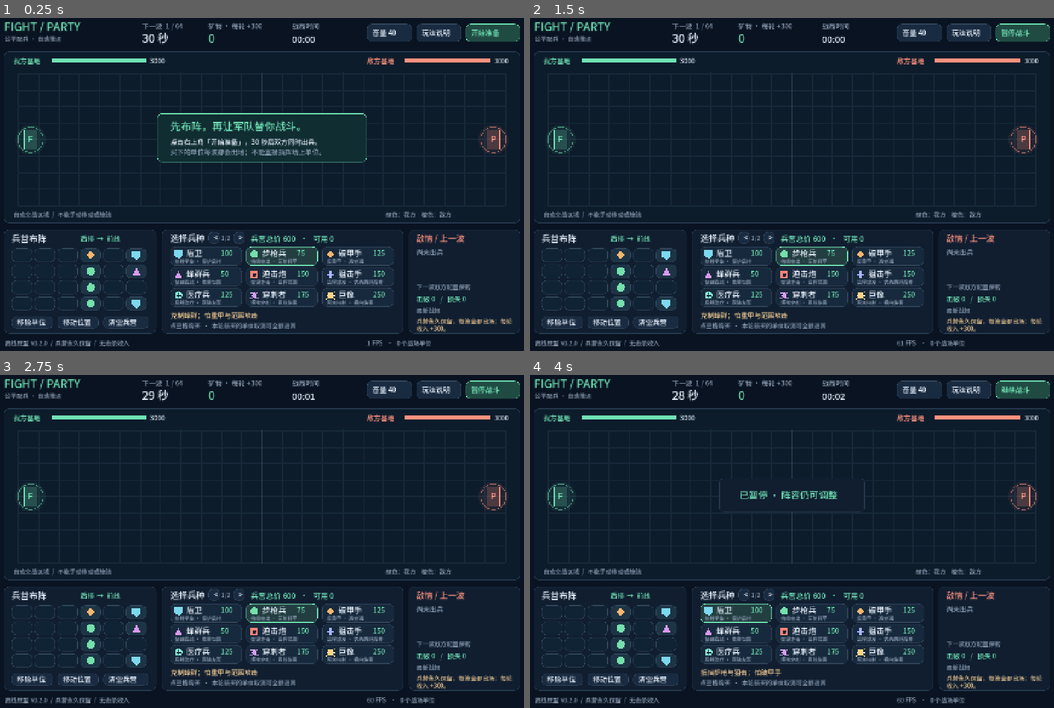
Above: before the commit, frames 1-4 (two rows, left to right).
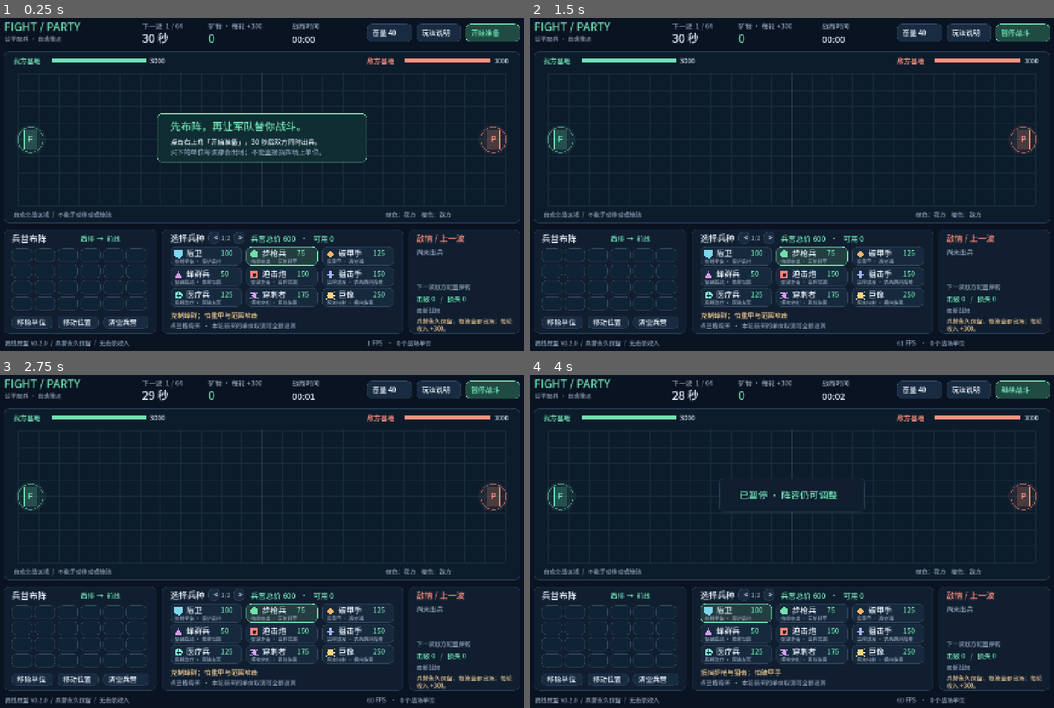
Above: after the commit, the same moments.

Repository: Pickher/FightParty
Game: Godot game, scene res://scenes/main.tscn
Same seed, same stepped clock (60 frames per second), same inputs: the game is played once before the commit and once after it.
Inputs (mouse positions are in pixels of both pictures, inside the frame that each line leads up to):
- Up to frame 1 (0.25 s): no input
- Up to frame 2 (1.5 s): tap Enter at 0.5 s; click (792, 184) at 0.67 s; tap Space at 0.77 s; move the mouse to (681, 201) at 1.27 s; click (681, 201) at 1.42 s
- Up to frame 3 (2.75 s): tap Space at 1.52, 2 s; move the mouse to (314, 464) at 2.02 s; click (314, 464) at 2.17 s
- Up to frame 4 (4 s): tap Enter at 2.75 s; move the mouse to (765, 608) at 2.77 s; click (765, 608) at 2.92 s; tap Space at 3.02, 3.5, 3.77 s; move the mouse to (954, 591) at 3.52 s; click (954, 591) at 3.67 s

The runs differ from the first frame. In frame 1, 0.2% of the frame differs, in the area x 16-27%, y 70-88%; in frame 2, 0.2%; in frame 3, 0.2%; in frame 4, 0.2%.

Commit message:
WIP 18x8 grid and targeting speedups
Co-authored-by: wangzeyu2495 <wangzeyu2495@gmail.com>

Diff:
--- a/data/rules.json
+++ b/data/rules.json
@@ -1,12 +1,12 @@
 {
-  "version": "0.2.0", "tick_rate": 20, "wave_seconds": 30,
+  "version": "0.2.1", "tick_rate": 20, "wave_seconds": 30,
   "start_minerals": 600, "wave_income": 300,
   "wave_limit": 64, "final_phase_max_seconds": 600,
   "base_hp": 3000, "unit_lifetime": 0,
-  "columns": 6, "rows": 4, "world_width": 1200, "world_height": 400,
+  "columns": 18, "rows": 8, "world_width": 1200, "world_height": 400,
   "layout": {
     "base_x": 30, "base_y": 200, "base_radius": 20,
-    "spawn_x": 90, "spawn_dx": 28, "spawn_y": 104, "spawn_dy": 64,
+    "spawn_x": 140, "spawn_dx": 13, "spawn_y": 32, "spawn_dy": 48,
     "bounds": {"left": 30, "top": 20, "right": 1170, "bottom": 380}
   }
 }
--- a/data/units.json
+++ b/data/units.json
@@ -1,5 +1,5 @@
 {
- "version": "0.2.0",
+ "version": "0.2.1",
  "units": {
   "guard": {"name":"盾卫","symbol":"G","cost":100,"hp":480,"armor":"heavy","damage":16,"interval":1.2,"range":25,"speed":34,"splash":0,"light_multiplier":1.0,"heavy_multiplier":0.8,"color":"7ed8ed","role":"前排承伤 · 保护后排","counter":"抵挡步枪与狙击；怕破甲手","layer":"ground","target_layers":["ground"]},
   "rifle": {"name":"步枪兵","symbol":"R","cost":75,"hp":120,"armor":"light","damage":18,"interval":0.55,"range":140,"speed":36,"splash":0,"light_multiplier":1.4,"heavy_multiplier":0.45,"color":"75e0ac","role":"持续输出 · 压制轻甲","counter":"克制蜂群；怕重甲与范围攻击","layer":"ground","target_layers":["ground","air"]},
--- a/scripts/battle_sim.gd
+++ b/scripts/battle_sim.gd
@@ -39,6 +39,13 @@
 # 累计理论单位伤害（含超过剩余生命的部分），不等于实际扣除血量；不含基地伤害。
 var damage_done: Array = [0.0, 0.0]
 var buckets: Dictionary = {}
+# 按阵营分开的同尺寸空间桶，以及本步的 id → 单位索引；只用于索敌加速，不改变选择结果。
+var team_buckets: Array = [{}, {}]
+var by_id: Dictionary = {}
+# 分离避让只看 20 距离内的邻居，用更细的 20×20 网格避免密集时遍历整个 80 格。
+var fine_buckets: Dictionary = {}
+const BUCKET := 80.0
+const FINE := 20.0
 
 ## 创建一局新的战斗数据。overrides 覆盖 rules 中的同名字段（开局设置），并写入战报以便重放。
 func _init(seed_value: int = 42, overrides: Dictionary = {}) -> void:
@@ -255,20 +262,44 @@
 ## 将战场按 80×80 逻辑单位分区，给每个区域记录附近单位，减少寻敌时的遍历。
 func _build_buckets() -> void:
 	buckets.clear()
+	team_buckets = [{}, {}]
+	fine_buckets.clear()
+	by_id.clear()
 	for unit in units:
-		var key := Vector2i(floori(unit.pos.x / 80.0), floori(unit.pos.y / 80.0))
+		by_id[unit.id] = unit
+		var key := Vector2i(floori(unit.pos.x / BUCKET), floori(unit.pos.y / BUCKET))
 		if not buckets.has(key):
 			buckets[key] = []
 		buckets[key].append(unit)
+		var side: Dictionary = team_buckets[int(unit.team)]
+		if not side.has(key):
+			side[key] = []
+		side[key].append(unit)
+		var fine := Vector2i(floori(unit.pos.x / FINE), floori(unit.pos.y / FINE))
+		if not fine_buckets.has(fine):
+			fine_buckets[fine] = []
+		fine_buckets[fine].append(unit)
 
 ## 只检查圆形范围覆盖到的空间桶，再用距离过滤，返回真正位于半径内的单位。
 ## 这里不区分敌我，调用处负责筛选阵营。距离平方比较可以省去开平方。
 func _nearby(pos: Vector2, radius: float) -> Array:
 	var found: Array = []
-	for x in range(floori((pos.x - radius) / 80.0), floori((pos.x + radius) / 80.0) + 1):
-		for y in range(floori((pos.y - radius) / 80.0), floori((pos.y + radius) / 80.0) + 1):
+	for x in range(floori((pos.x - radius) / BUCKET), floori((pos.x + radius) / BUCKET) + 1):
+		for y in range(floori((pos.y - radius) / BUCKET), floori((pos.y + radius) / BUCKET) + 1):
 			for unit in buckets.get(Vector2i(x,y), []):
 				if pos.distance_squared_to(unit.pos) <= radius * radius:
+					found.append(unit)
+	return found
+
+## 分离避让用：返回 20 距离内的单位，遍历顺序与 _nearby(pos, 20) 无关，仅用于求和。
+func _neighbors(pos: Vector2) -> Array:
+	var found: Array = []
+	var fx := floori(pos.x / FINE)
+	var fy := floori(pos.y / FINE)
+	for x in range(fx - 1, fx + 2):
+		for y in range(fy - 1, fy + 2):
+			for unit in fine_buckets.get(Vector2i(x, y), []):
+				if pos.distance_squared_to(unit.pos) <= FINE * FINE:
 					found.append(unit)
 	return found
 
@@ -286,26 +317,40 @@
 func _target(unit: Dictionary) -> Dictionary:
 	var weapon := _weapon_stats(unit)
 	var reach := float(weapon.range)
-	var candidates := _nearby(unit.pos, reach * 1.5)
-	for other in candidates:
-		if other.id == unit.locked_target_id and other.team != unit.team and other.hp > 0 and _can_hit_unit(unit,other,weapon):
-			if unit.pos.distance_to(other.pos) <= reach:
-				return other
+	var radius := reach * 1.5
+	var locked = by_id.get(unit.locked_target_id)
+	if locked != null and locked.team != unit.team and locked.hp > 0 and _can_hit_unit(unit,locked,weapon):
+		if unit.pos.distance_to(locked.pos) <= reach:
+			return locked
 	unit.locked_target_id = 0
 	var best: Dictionary = {}
 	var best_score := INF
-	for other in candidates:
-		if other.team == unit.team or other.hp <= 0:
-			continue
-		if not _can_hit_unit(unit,other,weapon):
-			continue
-		var distance: float = unit.pos.distance_to(other.pos)
-		var score := distance
-		if unit.kind == "sniper":
-			score = distance * 0.1 + float(catalog[other.kind].hp) * 0.2
-		if score < best_score or (is_equal_approx(score, best_score) and int(other.id) < int(best.get("id", 2147483647))):
-			best = other
-			best_score = score
+	var sniper: bool = unit.kind == "sniper"
+	var enemies: Dictionary = team_buckets[1 - int(unit.team)]
+	var cx := floori(unit.pos.x / BUCKET)
+	var cy := floori(unit.pos.y / BUCKET)
+	# 按空间桶的环由近到远搜索。第 ring 环内任何单位距离至少 (ring-1)×BUCKET，
+	# 已找到更近目标时可以提前结束；按距离评分以外的狙击手需完整搜索。
+	for ring in range(ceili(radius / BUCKET) + 2):
+		if not sniper and best_score < float(ring - 1) * BUCKET:
+			break
+		for x in range(cx - ring, cx + ring + 1):
+			var edge: bool = x == cx - ring or x == cx + ring
+			var y := cy - ring
+			while y <= cy + ring:
+				for other in enemies.get(Vector2i(x, y), []):
+					if other.hp <= 0:
+						continue
+					var distance: float = unit.pos.distance_to(other.pos)
+					if distance > radius or not _can_hit_unit(unit,other,weapon):
+						continue
+					var score := distance
+					if sniper:
+						score = distance * 0.1 + float(catalog[other.kind].hp) * 0.2
+					if score < best_score or (is_equal_approx(score, best_score) and int(other.id) < int(best.get("id", 2147483647))):
+						best = other
+						best_score = score
+				y += 1 if edge or ring == 0 else 2 * ring
 	return best
 
 ## 所有移动行为共用增益/减速倍率；不修改兵种基础数值。
@@ -402,7 +447,7 @@
 			var direction: Vector2 = (goal - unit.pos).normalized()
 			# 局部分离：离其他单位太近时轻微避让，降低拥挤；这里不是复杂障碍物寻路。
 			var separation := Vector2.ZERO
-			for other in _nearby(unit.pos, 20.0):
+			for other in _neighbors(unit.pos):
 				if other.id == unit.id:
 					continue
 				if catalog[other.kind].get("layer","ground") != stats.get("layer","ground"):
--- a/scripts/catalog.gd
+++ b/scripts/catalog.gd
@@ -15,6 +15,6 @@
 ## kind 为兵种内部 ID，cell 为格子编号：第 0 行是 0～5，第 1 行是 6～11，以此类推。
 ## 同一行越靠右越接近前线。若修改兵种价格或起始预算，也要检查此阵容是否合法。
 static func starter() -> Array:
-	return [{"kind":"guard","cell":5},{"kind":"guard","cell":23},
-		{"kind":"rifle","cell":9},{"kind":"rifle","cell":15},
-		{"kind":"breaker","cell":3},{"kind":"swarm","cell":11},{"kind":"rifle","cell":21}]
+	return [{"kind":"guard","cell":53},{"kind":"guard","cell":107},
+		{"kind":"rifle","cell":69},{"kind":"rifle","cell":87},
+		{"kind":"breaker","cell":51},{"kind":"swarm","cell":71},{"kind":"rifle","cell":105}]
--- /dev/null
+++ b/tests/crowd_perf.gd
@@ -0,0 +1,30 @@
+# 中文导读：18×8 满兵营的大规模对战性能基准，不是正确性测试。
+# 双方用 AI 买满 144 格，连续出兵若干波，输出每步平均/最慢耗时与峰值单位数。
+extends SceneTree
+const Sim = preload("res://scripts/battle_sim.gd")
+const AI = preload("res://scripts/commander_ai.gd")
+
+func _initialize() -> void:
+	var waves := 8
+	for arg in OS.get_cmdline_user_args():
+		if arg.begins_with("--waves="):waves=int(arg.trim_prefix("--waves="))
+	var sim = Sim.new(5,{"start_minerals":100000,"wave_income":0})
+	for team in range(2):
+		for slot in AI.new(team+1).buy_list([],[],100000):
+			sim.buy(team,slot.kind,slot.cell)
+	var total := 0.0
+	var worst := 0.0
+	var peak := 0
+	var count := 0
+	while sim.wave < waves or sim.tick % sim.wave_ticks() != 0:
+		var begin := Time.get_ticks_usec()
+		sim.step()
+		var spent: float = float(Time.get_ticks_usec()-begin)/1000.0
+		total += spent
+		worst = maxf(worst,spent)
+		peak = maxi(peak,sim.units.size())
+		count += 1
+		if sim.finished:
+			break
+	print("CROWD roster %d+%d, %d ticks, %d waves: avg %.2f ms/tick, worst %.2f ms, peak %d units, bases %s" % [sim.formations[0].size(),sim.formations[1].size(),count,sim.wave,total/count,worst,peak,str(sim.bases)])
+	quit()
Not shown, added: tests/crowd_perf.gd.uid
